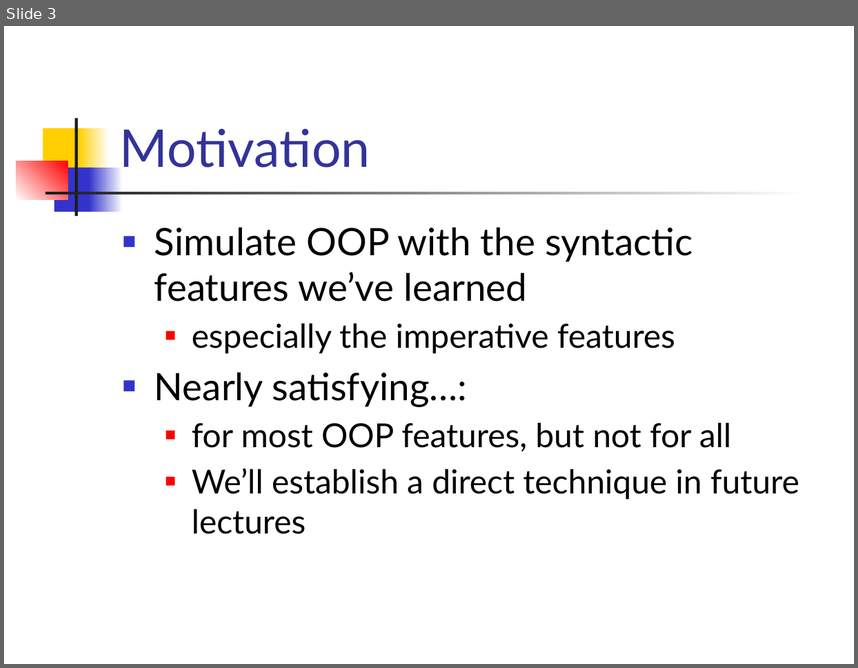
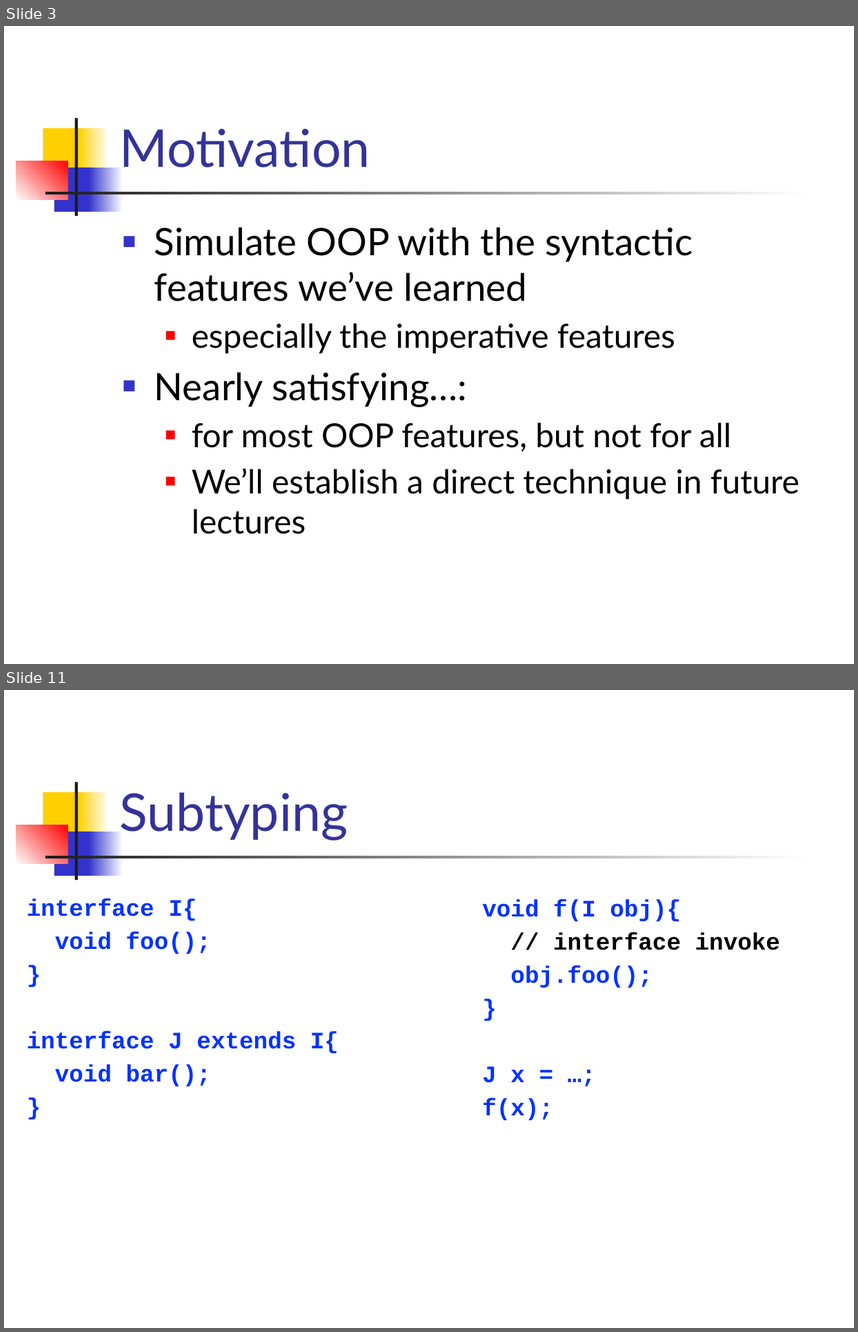
Before and after one commit to csslab-ustc/csslab-ustc.github.io, a slide deck: courses/popl/slides/lec15-imperative-objects.pptx. Shown one above the other, each under a label of ours: slide 3 before the commit, slides 3 and 11 after it; the slides between them are not shown. The pictures are 858x668 and 858x1332 pixels, drawn with LibreOffice and Linux fonts; fonts in the diff are those of the drawing. Boxes give left, top, right and bottom in pixels: in the first picture for what was removed or moved away, otherwise in the second. Text is boxed around its words. In the diff, an @@ line names an element or a change of style, - is before the commit and + after.

```diff
--- a/courses/popl/slides/lec15-imperative-objects.pptx
+++ b/courses/popl/slides/lec15-imperative-objects.pptx
@@ slide 11 added at bbox=[4, 690, 854, 1328], background #FFFFFF; not listed: 7 template elements that a slide beside it also shows @@
@@ title added at bbox=[119, 792, 348, 840], 44 pt, text #333399 @@
+Subtyping
@@ text added at bbox=[27, 898, 339, 1086], 20 pt, text #0432FF, bold @@
+interface I{
+void foo();
+}
+interface J extends I{
+void bar();
+}
@@ text added at bbox=[482, 899, 780, 1120], 20 pt, text #0432FF, bold @@
+void f(I obj){
+// interface invoke
+obj.foo();
+}
+J x = …;
+f(x);
```
Also in this commit, not shown: 3 slides changed, 23 other slides added, 2 slides removed, 2 other files.
